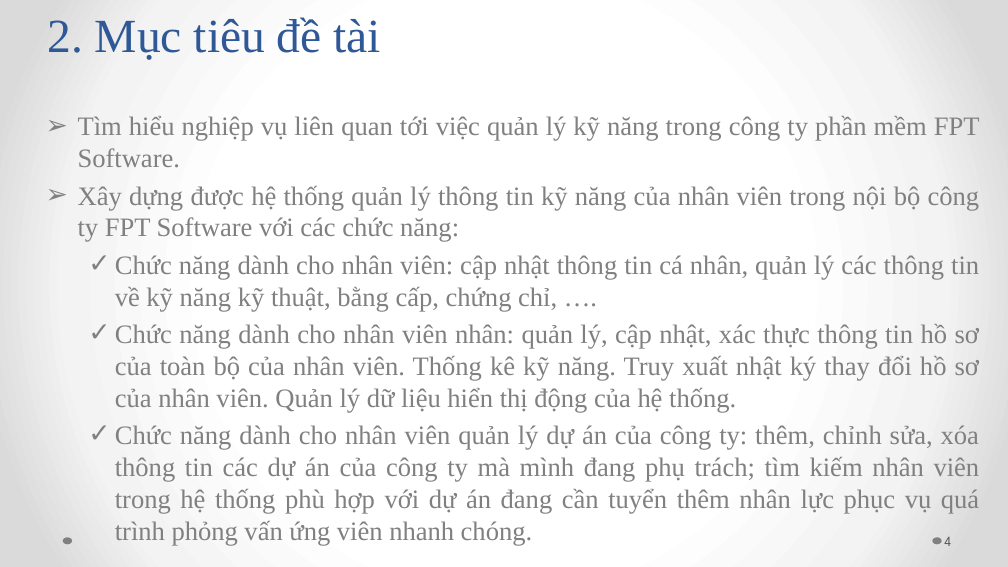
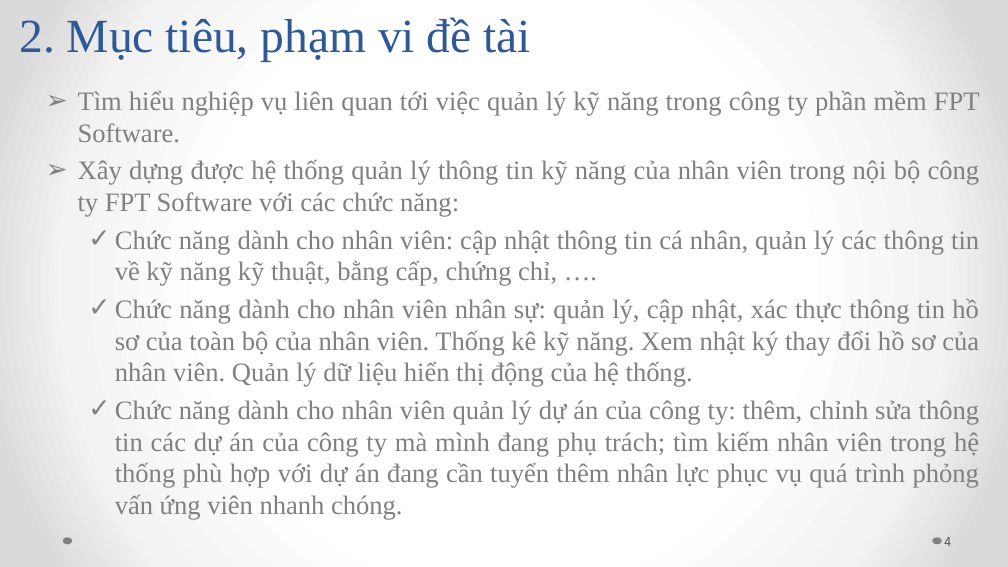
Before and after one commit to andy3520/intern-final-doc, a slide deck: slide 4 of doc/BAO_CAO-DO_AN_TOT_NGHIEP-SKILL_INVENTORY.pptx. Drawn at 1008x567 pixels with LibreOffice and Linux fonts; fonts in the diff are those of the drawing. Boxes give left, top, right and bottom in pixels: in the first picture for what was removed or moved away, otherwise in the second. Text is boxed around its words. In the diff, an @@ line names an element or a change of style, - is before the commit and + after.

Commit message:
update ppt

```diff
--- a/doc/BAO_CAO-DO_AN_TOT_NGHIEP-SKILL_INVENTORY.pptx
+++ b/doc/BAO_CAO-DO_AN_TOT_NGHIEP-SKILL_INVENTORY.pptx
@@ title at (19, 17, 531, 62): text changed @@
-2. Mục tiêu đề tài
+2. Mục tiêu, phạm vi đề tài
@@ text "Tìm hiểu nghiệp vụ liên ...": place and size @@
-text "Tìm hiểu nghiệp vụ liên ..." at (78, 116, 980, 545)
+text "Tìm hiểu nghiệp vụ liên ..." at (78, 91, 980, 520)
@@ text at (115, 299, 979, 520): text changed @@
-  ✓ Chức năng dành cho nhân viên nhân: quản lý, cập nhật, xác thực thông tin hồ sơ của toàn bộ của nhân viên. Thống kê kỹ năng. Truy xuất nhật ký thay đổi hồ sơ của nhân viên. Quản lý dữ liệu hiển thị động của hệ thống.
-  ✓ Chức năng dành cho nhân viên quản lý dự án của công ty: thêm, chỉnh sửa, xóa thông tin các dự án của công ty mà mình đang phụ trách; tìm kiếm nhân viên trong hệ thống phù hợp với dự án đang cần tuyển thêm nhân lực phục vụ quá trình phỏng vấn ứng viên nhanh chóng.
+  ✓ Chức năng dành cho nhân viên nhân sự: quản lý, cập nhật, xác thực thông tin hồ sơ của toàn bộ của nhân viên. Thống kê kỹ năng. Xem nhật ký thay đổi hồ sơ của nhân viên. Quản lý dữ liệu hiển thị động của hệ thống.
+  ✓ Chức năng dành cho nhân viên quản lý dự án của công ty: thêm, chỉnh sửa thông tin các dự án của công ty mà mình đang phụ trách; tìm kiếm nhân viên trong hệ thống phù hợp với dự án đang cần tuyển thêm nhân lực phục vụ quá trình phỏng vấn ứng viên nhanh chóng.
```
Also in this commit, not shown: 11 other slides changed, 2 other files.
